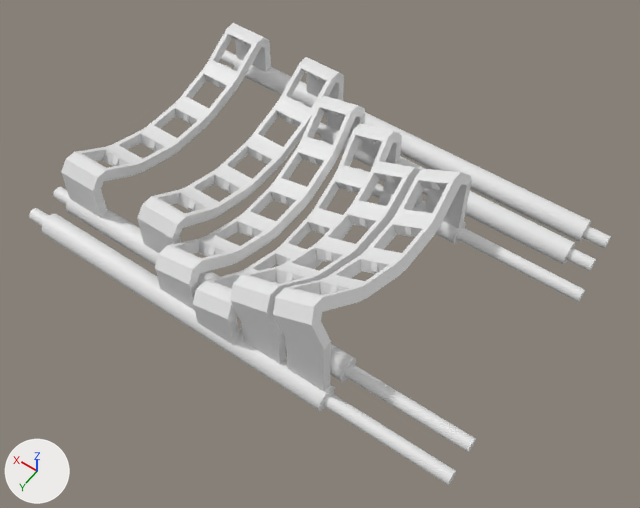
What one commit did to the Blender file models/blender/cuivienen.blend.
Before and after are seen from a camera (50 mm lens) standing at (-157.0, 187.0, 291.0) and looking at (-30.0, 9.0, 12.0). Lighting does not change. The marker at lower left points along +X, +Y and +Z.

In view in the first picture: 'bolt2', 'bolt3', 'bolt4', 'bolt5', 'boltHole1', 'boltHole2', 'boltHole4', 'boltHole5', 'col1', 'col2', 'col3', 'col4', 'col5', 'col7'.
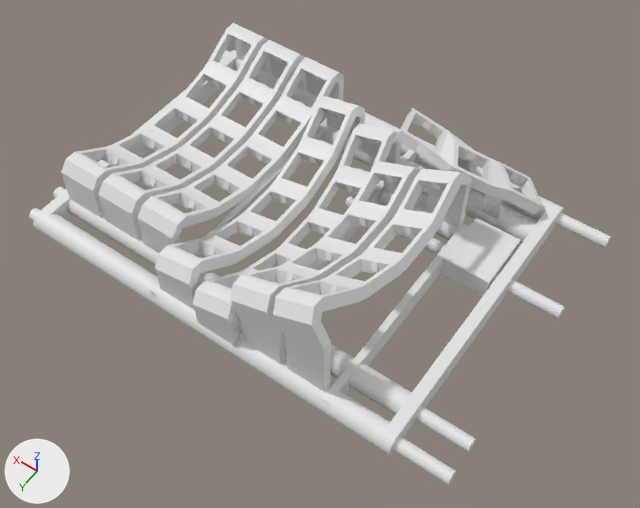
What differs and where, as boxes (x1, y1, x2, y2) in the pictures (640 x 508 px):
'col6', shown
    after: (98, 40, 306, 240)
'boltHole5', reshaped (19% wider, 18% taller)
    before: (42, 214, 335, 411)
    after: (42, 214, 390, 447)
'boltHole1', mesh rescaled (11% narrower, 11% shorter)
    before: (233, 58, 591, 242)
    after: (233, 58, 553, 222)
'beam1', shown
    after: (377, 203, 564, 455)
'thumbs', shown
    after: (396, 108, 543, 219)
'boltHole4', reshaped, moved (19% wider, 17% taller)
    before: (66, 198, 356, 382)
    after: (67, 199, 412, 415)
'box.001', added
    after: (441, 218, 520, 296)
'boltHole2', mesh rescaled (15% narrower, 15% shorter)
    before: (321, 125, 575, 264)
    after: (321, 125, 536, 243)
'beam2', shown
    after: (319, 222, 470, 415)
'bolt3', hidden
    before: (371, 183, 585, 302)
'beam8', shown
    after: (33, 50, 237, 233)
'bolt3.001', added
    after: (345, 195, 565, 319)
'beam5', shown
    after: (152, 118, 327, 299)
'beam3', now drawn
    after: (231, 149, 417, 358)
'bolt2', hidden
    before: (316, 122, 596, 271)

Patch to the scene script:
```diff
--- a/models/blender/cuivienen.blend.py
+++ b/models/blender/cuivienen.blend.py
@@ me_cylinder_013 @@
 me_cylinder_013.from_pydata(...)  # 64 vertices, 34 faces; spans x -5.0..5.0, y -5.0..5.0, z -49.7..92.0
 # used by ob_bolthole5; location = (-18.0, 57.5, 5.0); rotation_euler = (1.571, 0.0, 1.571), in degrees (90, 0, 90)
+# me_cylinder_013 part 1: the whole mesh is multiplied about its middle by the matrix ((1.0, 0.0, 0.0), (0.0, 1.0, 0.0), (0.0, 0.0, 1.175)), then moved by (0.0, 0.0, -12.4)
@@ me_cylinder_011 @@
 me_cylinder_011.from_pydata(...)  # 64 vertices, 34 faces; spans x -5.0..5.0, y -5.0..5.0, z -60.5..60.5
 # used by ob_bolthole2; location = (-49.1, -54.5, 5.0); rotation_euler = (1.571, 0.0, 1.571), in degrees (90, 0, 90)
+# me_cylinder_011 part 2: the whole mesh is scaled about its middle by (1, 1, 0.858), then moved by (0.0, 0.0, 8.6)
@@ me_cylinder_001 @@
 me_cylinder_001.from_pydata(...)  # 64 vertices, 34 faces; spans x -5.0..5.0, y -5.0..5.0, z -92.0..92.0
 # used by ob_bolthole1; location = (-18.0, -69.0, 5.0); rotation_euler = (1.571, 0.0, 1.571), in degrees (90, 0, 90)
+# me_cylinder_001 part 3: the whole mesh is scaled about its middle by (1, 1, 0.905), then moved by (0.0, 0.0, 9.0)
@@ me_cylinder_016 @@
 me_cylinder_016.from_pydata(...)  # 64 vertices, 34 faces; spans x -2.0..2.0, y -2.0..2.0, z -40.2..40.2
 # used by ob_bolt3; location = (-70.0, -38.0, 5.0); rotation_euler = (1.571, 0.0, 1.571), in degrees (90, 0, 90); scale = (1.38, 1.38, 1.32)
+# me_cylinder_016 part 4: the whole mesh is scaled about its middle by (1, 1, 0.943)
@@ me_cylinder_021 @@
 me_cylinder_021.from_pydata(...)  # 64 vertices, 34 faces; spans x -5.0..5.0, y -5.0..5.0, z -49.7..92.0
 # used by ob_bolthole4_1; location = (-17.5, 43.0, 5.0); rotation_euler = (1.571, 0.0, 1.571), in degrees (90, 0, 90)
+# me_cylinder_021 part 5: the whole mesh is multiplied about its middle by the matrix ((1.0, 0.0, 0.0), (0.0, 1.0, 0.0), (0.0, 0.0, 1.175)), then moved by (0.0, 0.0, -12.4)
@@ me_cylinder_027 @@
+me_cylinder_027.from_pydata(...)  # 68 vertices, 36 faces; spans x -1.0..1.0, y -37.1..68.2, z -5.0..5.0
@@ me_cylinder_026 @@
+me_cylinder_026.from_pydata(...)  # 68 vertices, 36 faces; spans x -1.0..1.0, y -68.3..68.2, z -5.0..5.0
@@ me_cylinder_024 @@
+me_cylinder_024.from_pydata(...)  # 68 vertices, 36 faces; spans x -1.0..0.1, y -68.3..68.2, z -5.0..5.0
@@ ob_col6 @@
 _m = ob_col6.modifiers.new('Mirror', 'MIRROR')
 _m.use_clip = True
-ob_col6.hide_set(True)
@@ ob_beam8 @@
-ob_beam8 = bpy.data.objects.new('beam8', me_cube_008)
-ob_beam8.location = (75.5, -6.5, 5.0)
-ob_beam8.scale = (1.5, 60.5, 5.0)
-ob_beam8.hide_set(True)
+ob_beam8 = bpy.data.objects.new('beam8', me_cylinder_020)
+ob_beam8.location = (76.5, -5.7, 5.0)
+ob_beam8.scale = (2.5, 1.0, 1.0)
@@ ob_beam5 @@
-ob_beam5 = bpy.data.objects.new('beam5', me_cube_009)
-ob_beam5.location = (12.7, -3.5, 3.8)
-ob_beam5.scale = (1.5, 60.5, 5.0)
-ob_beam5.hide_set(True)
+ob_beam5 = bpy.data.objects.new('beam5', me_cylinder_024)
+ob_beam5.location = (13.9, -5.7, 5.0)
+ob_beam5.scale = (2.5, 1.0, 1.0)
@@ ob_beam3 @@
 ob_beam3 = bpy.data.objects.new('beam3', me_cube_011)
-ob_beam3.location = (-29.0, 15.2, 4.2)
+ob_beam3.location = (-28.4, -5.7, 5.0)
+ob_beam3.scale = (2.5, 1.0, 1.0)
 ob_beam3.hide_set(True)
@@ ob_beam2 @@
-ob_beam2 = bpy.data.objects.new('beam2', me_cube_013)
-ob_beam2.location = (-69.2, -6.5, 5.0)
-ob_beam2.scale = (1.5, 60.5, 5.0)
-ob_beam2.hide_set(True)
+ob_beam2 = bpy.data.objects.new('beam2', me_cylinder_027)
+ob_beam2.location = (-69.2, -5.7, 5.0)
+ob_beam2.scale = (1.5, 1.0, 1.0)
@@ ob_beam1 @@
-ob_beam1 = bpy.data.objects.new('beam1', me_cube_024)
-ob_beam1.location = (-111.5, -6.5, 5.0)
-ob_beam1.scale = (1.5, 60.5, 5.0)
-ob_beam1.hide_set(True)
+ob_beam1 = bpy.data.objects.new('beam1', me_cylinder_026)
+ob_beam1.location = (-95.0, -5.7, 5.0)
+ob_beam1.scale = (2.5, 1.0, 1.0)
@@ ob_bolt2 @@
 ob_bolt2.scale = (1.38, 1.38, 1.1)
+ob_bolt2.hide_set(True)
@@ ob_bolt3 @@
 ob_bolt3.scale = (1.38, 1.38, 1.32)
+ob_bolt3.hide_set(True)
@@ ob_bolthole4_1 @@
 ob_bolthole4_1 = bpy.data.objects.new('boltHole4', me_cylinder_021)
-ob_bolthole4_1.location = (-17.5, 43.0, 5.0)
+ob_bolthole4_1.location = (-18.0, 43.0, 5.0)
 ob_bolthole4_1.rotation_euler = (1.571, 0.0, 1.571)  # degrees (90, 0, 90)
@@ ob_thumbs @@
 ob_thumbs.rotation_euler = (0.125, -0.608, 0.672)  # degrees (7.2, -35, 39)
-ob_thumbs.hide_set(True)
@@ ob_bolt3_001 @@
+ob_bolt3_001 = bpy.data.objects.new('bolt3.001', me_cylinder_023)  # 64 vertices, 34 faces; spans x -2.0..2.0, y -2.0..2.0, z -37.9..37.9
+ob_bolt3_001.location = (-70.0, -26.0, 5.0)
+ob_bolt3_001.rotation_euler = (1.571, 0.0, 1.571)  # degrees (90, 0, 90)
+ob_bolt3_001.scale = (1.38, 1.38, 1.32)
@@ ob_box_001 @@
+ob_box_001 = bpy.data.objects.new('box.001', me_cube_002.copy())  # the mesh of ob_diff_mid
+ob_box_001.location = (-81.0, -32.0, 5.0)
+ob_box_001.scale = (10.2, 13.2, 5.0)
```
